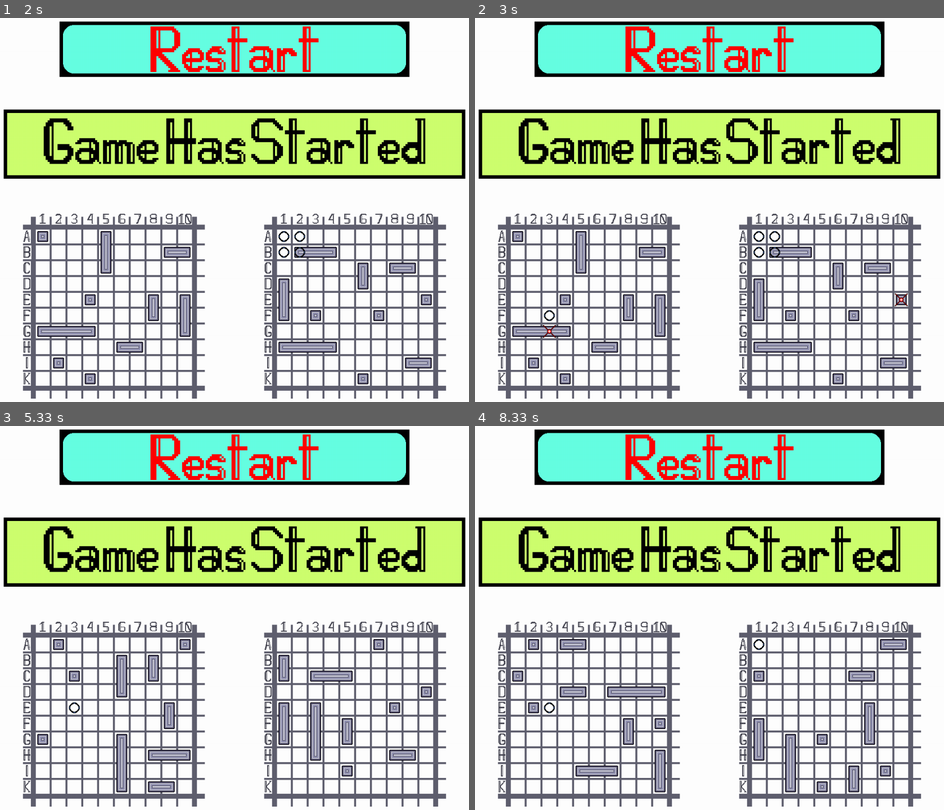
Above: before the commit, frames 1-4 (two rows, left to right).
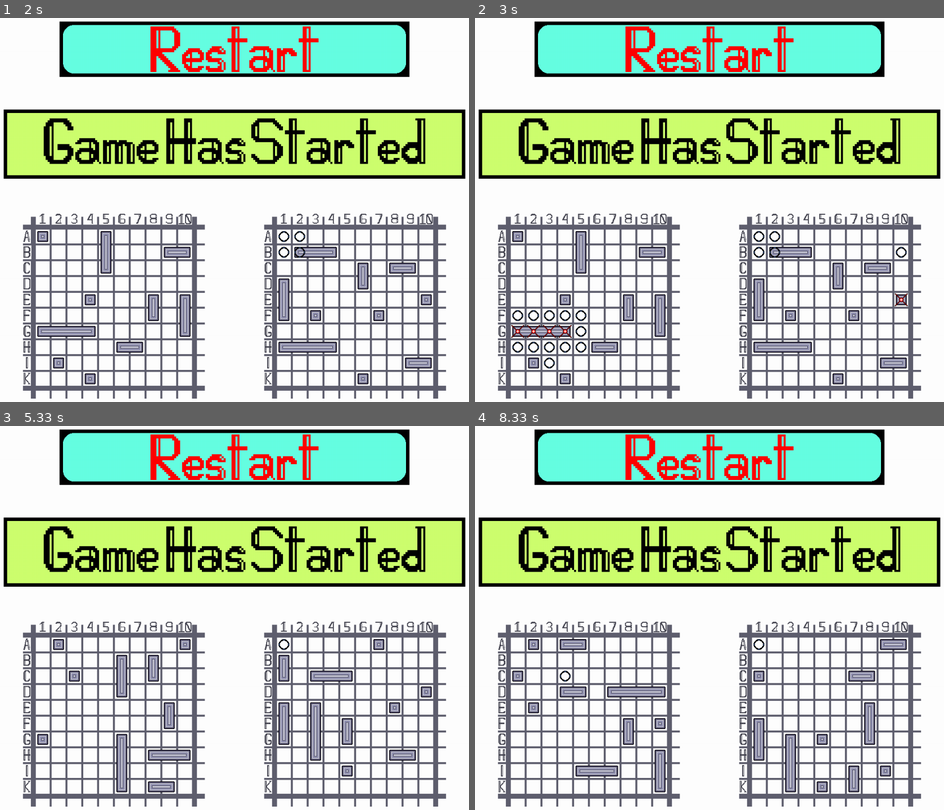
Above: after the commit, the same moments.

Repository: Alan-Bobrov/Battleship-with-pygame
Game: pygame game, started from main.py
Same seed, same stepped clock (60 frames per second), same inputs: the game is played once before the commit and once after it.
Inputs (mouse positions are in pixels of both pictures, inside the frame that each line leads up to):
- Up to frame 1 (2 s): press the mouse at (234, 48) at 0.37 s; move the mouse to (225, 71) at 0.47 s; release the mouse at (215, 94) at 0.6 s; press the mouse at (286, 236) at 0.7 s; move the mouse to (276, 275) at 0.8 s; release the mouse at (272, 309) at 0.93 s; press the mouse at (234, 48) at 1.03 s; move the mouse to (182, 94) at 1.13 s; release the mouse at (131, 144) at 1.27 s; press the mouse at (234, 48) at 1.37 s; move the mouse to (229, 213) at 1.47 s; release the mouse at (220, 378) at 1.6 s; press the mouse at (286, 236) at 1.7 s; move the mouse to (257, 256) at 1.8 s; release the mouse at (229, 279) at 1.93 s
- Up to frame 2 (3 s): click (897, 306) at 2.05 s; click (901, 252) at 2.43 s
- Up to frame 3 (5.33 s): press the mouse at (234, 456) at 3.2 s; move the mouse to (159, 464) at 3.3 s; release the mouse at (79, 468) at 3.43 s; press the mouse at (234, 456) at 3.53 s; move the mouse to (182, 548) at 3.63 s; release the mouse at (131, 644) at 3.77 s; press the mouse at (286, 644) at 3.87 s; move the mouse to (182, 571) at 3.97 s; release the mouse at (75, 502) at 4.1 s; press the mouse at (234, 456) at 4.2 s; move the mouse to (253, 468) at 4.3 s; release the mouse at (272, 479) at 4.43 s; press the mouse at (286, 644) at 4.53 s; move the mouse to (178, 629) at 4.63 s; release the mouse at (75, 614) at 4.77 s; press the mouse at (234, 456) at 4.87 s; move the mouse to (328, 606) at 4.97 s; release the mouse at (422, 752) at 5.1 s; press the mouse at (286, 644) at 5.2 s; move the mouse to (206, 667) at 5.3 s
- Up to frame 4 (8.33 s): release the mouse at (606, 690) at 5.43 s; press the mouse at (709, 456) at 5.53 s; move the mouse to (742, 491) at 5.63 s; release the mouse at (775, 522) at 5.77 s; press the mouse at (761, 644) at 5.87 s; move the mouse to (798, 694) at 5.97 s; release the mouse at (840, 740) at 6.1 s; press the mouse at (709, 456) at 6.2 s; move the mouse to (667, 560) at 6.3 s; release the mouse at (625, 660) at 6.43 s; press the mouse at (761, 644) at 6.53 s; move the mouse to (789, 683) at 6.63 s; release the mouse at (817, 725) at 6.77 s; press the mouse at (709, 456) at 6.87 s; move the mouse to (714, 460) at 6.97 s; release the mouse at (723, 468) at 7.1 s; press the mouse at (761, 644) at 7.2 s; move the mouse to (662, 625) at 7.3 s; release the mouse at (564, 610) at 7.43 s; press the mouse at (709, 456) at 7.53 s; move the mouse to (657, 522) at 7.63 s; release the mouse at (611, 587) at 7.77 s; press the mouse at (761, 644) at 7.87 s; move the mouse to (732, 556) at 7.97 s; release the mouse at (704, 464) at 8.1 s; press the mouse at (761, 644) at 8.2 s; move the mouse to (751, 667) at 8.3 s

Frame 1 is identical in both runs. In frame 2, 0.5% of the frame differs, in the area x 7-93%, y 59-92%; in frame 3, less than 0.1%; in frame 4, less than 0.1%.

Commit message:
Update game.py

Diff:
--- a/game.py
+++ b/game.py
@@ -44,6 +44,8 @@
         can_go = True
         bot_ob = Bot()
         bot_move = False
+        changed = False
+        players_attack_result = (True, )
 
         while is_game:
 
@@ -91,128 +93,130 @@
             player_ship_count = 0
             bot_ship_count = 0
 
-            for event in pg.event.get():
-                if event.type == pg.QUIT:
-                    is_game = False
-                    return_num_ships()
-                    break
-
-                elif (event.type == pg.MOUSEBUTTONDOWN) and (pg.mouse.get_pressed(num_buttons=3)[0]):
-                    x, y = pg.mouse.get_pos()
-
-                    # restart the game
-                    if (158 <= x <= 866) and (55 <= y <= 167):
-                        player_field = Field(108, 474)
-                        bot_field = Field(596, 474)
-                        bot_comp_field = create_field()
-                        bot_field.do_ships(None, 0, True, bot_comp_field)
-                        bot_field.normal_ships_image()
+            if bot_move:
+                sleep(0.125)
+                # the bot chooses the place where it goes
+                bot_move, coords, result_of_fire = bot_ob.cell_selection(player_comp_field) # y x
+                y, x = coords
+
+                # the bot makes a move on the place that he has chosen in advance
+                player_field.synchronize(x, y)
+                player_field.synchronize(x, y, player_comp_field)
+
+                if IsSounds:
+                    if bot_move:
+                        if result_of_fire == "Death":
+                            PlaySound("EnemyDeath")
+
+                        elif result_of_fire == "Hit":
+                            PlaySound("EnemyHit")
+
+                    else:
+                        PlaySound("Skip")
+
+                # print bot field for comp
+                if PrintUserCompField:
+                    print("User Field")
+                    print_field(player_comp_field)
+                    print("-----------------------------------------")
+
+                player_ship_count = 0
+                for i in player_field.field:
+                    for j in i:
+                        if j.status == "part_ship":
+                            player_ship_count += 1
+
+                if InfinityEnemyMoves:
+                    if player_ship_count == 0:
+                        bot_move = False
+                        break
+                    bot_move = True
+            else:
+                for event in pg.event.get():
+                    if event.type == pg.QUIT:
+                        is_game = False
                         return_num_ships()
-                        num_of_ships = 0
-                        do_ship = True
-                        player_comp_field = create_field()
-                        first_move = False
-                        can_go = True
-
-                    # player arranges ships
-                    if do_ship:
-                        if (92 <= x <= 932) and (222 <= y <= 369) or RandomShipGen:
+                        break
+
+                    elif (event.type == pg.MOUSEBUTTONDOWN) and (pg.mouse.get_pressed(num_buttons=3)[0]):
+                        x, y = pg.mouse.get_pos()
+
+                        # restart the game
+                        if (158 <= x <= 866) and (55 <= y <= 167):
+                            player_field = Field(108, 474)
+                            bot_field = Field(596, 474)
+                            bot_comp_field = create_field()
+                            bot_field.do_ships(None, 0, True, bot_comp_field)
+                            bot_field.normal_ships_image()
                             return_num_ships()
-                            player_field = Field(108, 474)
+                            num_of_ships = 0
+                            do_ship = True
                             player_comp_field = create_field()
-                            player_field.do_ships(None, 0, True, player_comp_field)
-                            player_field.normal_ships_image()
-                            do_ship = False
-
-                            if IsSounds:
-                                PlaySound("GameStart")
-
-                        else:
-                            changed, x, y = change_coords(x, y, 108, 474)
-                            if changed:
-                                num_of_ships, ships_segments = player_field.do_ships((y, x), num_of_ships, False, player_comp_field)
+                            first_move = False
+                            can_go = True
+
+                        # player arranges ships
+                        if do_ship:
+                            if (92 <= x <= 932) and (222 <= y <= 369) or RandomShipGen:
+                                return_num_ships()
+                                player_field = Field(108, 474)
+                                player_comp_field = create_field()
+                                player_field.do_ships(None, 0, True, player_comp_field)
                                 player_field.normal_ships_image()
-
-                            if num_of_ships == 10 and ships_segments == 20:
-                                # the player completes the placement of ships
-                                return_num_ships()
                                 do_ship = False
 
                                 if IsSounds:
                                     PlaySound("GameStart")
 
-                    elif can_go:
-                        changed, x, y = change_coords(x, y, 598, 476)
-                        if changed and bot_move == False:
-                            if bot_field.field[y][x].status in ("free_place", "part_ship"):
-                                s = Ship()
-
-                                # the player makes a move
-                                players_attack_result = s.fire(bot_comp_field, (y, x))
-                                bot_field.synchronize(x, y)
-                                bot_field.synchronize(x, y, bot_comp_field)
-                                first_move = True
-
-                                if IsSounds:
-                                    if players_attack_result[0]:
-                                        if players_attack_result[1] == "Hit":
-                                            PlaySound("YouHit")
-                                        elif players_attack_result[1] == "Death":
-                                            PlaySound("YouDeath")
-
-                                    else:
-                                        PlaySound("Skip")
-
-                                if PrintCompCompField:
-                                    print("Comp Field")
-                                    print_field(bot_comp_field)
-                                    print("--------------------------")
-
-                                if InfinityYourMoves:
+                            else:
+                                changed, x, y = change_coords(x, y, 108, 474)
+                                if changed:
+                                    num_of_ships, ships_segments = player_field.do_ships((y, x), num_of_ships, False, player_comp_field)
+                                    player_field.normal_ships_image()
+
+                                if num_of_ships == 10 and ships_segments == 20:
+                                    # the player completes the placement of ships
+                                    return_num_ships()
+                                    do_ship = False
+
+                                    if IsSounds:
+                                        PlaySound("GameStart")
+
+                        elif can_go:
+                            changed, x, y = change_coords(x, y, 598, 476)
+                            if changed and bot_move == False:
+                                if bot_field.field[y][x].status in ("free_place", "part_ship"):
+                                    s = Ship()
+
+                                    # the player makes a move
+                                    players_attack_result = s.fire(bot_comp_field, (y, x))
+                                    bot_field.synchronize(x, y)
+                                    bot_field.synchronize(x, y, bot_comp_field)
+                                    first_move = True
+
+                                    if IsSounds:
+                                        if players_attack_result[0]:
+                                            if players_attack_result[1] == "Hit":
+                                                PlaySound("YouHit")
+                                            elif players_attack_result[1] == "Death":
+                                                PlaySound("YouDeath")
+
+                                        else:
+                                            PlaySound("Skip")
+
+                                    if players_attack_result[0] == False:
+                                        bot_move = True
+
+                                    if PrintCompCompField:
+                                        print("Comp Field")
+                                        print_field(bot_comp_field)
+                                        print("--------------------------")
+
+                                    if InfinityYourMoves:
+                                        players_attack_result = (True,)
+                                else:
                                     players_attack_result = (True,)
-                            else:
-                                players_attack_result = (True,)
-
-
-                        # if the player misses, then the bot's turn begins
-                        if changed and players_attack_result[0] == False:
-                            sleep(0.125)
-                            # the bot chooses the place where it goes
-                            bot_move, coords, result_of_fire = bot_ob.cell_selection(player_comp_field) # y x
-                            y, x = coords
-
-                            # the bot makes a move on the place that he has chosen in advance
-                            player_field.synchronize(x, y)
-                            player_field.synchronize(x, y, player_comp_field)
-
-                            if IsSounds:
-                                if bot_move:
-                                    if result_of_fire == "Death":
-                                        PlaySound("EnemyDeath")
-
-                                    elif result_of_fire == "Hit":
-                                        PlaySound("EnemyHit")
-
-                                else:
-                                    PlaySound("Skip")
-
-                            # print bot field for comp
-                            if PrintUserCompField:
-                                print("User Field")
-                                print_field(player_comp_field)
-                                print("-----------------------------------------")
-
-                            player_ship_count = 0
-                            for i in player_field.field:
-                                for j in i:
-                                    if j.status == "part_ship":
-                                        player_ship_count += 1
-
-                            if InfinityEnemyMoves:
-                                if player_ship_count == 0:
-                                    bot_move = False
-                                    break
-                                bot_move = True
+
 
             pg.display.flip()
 
